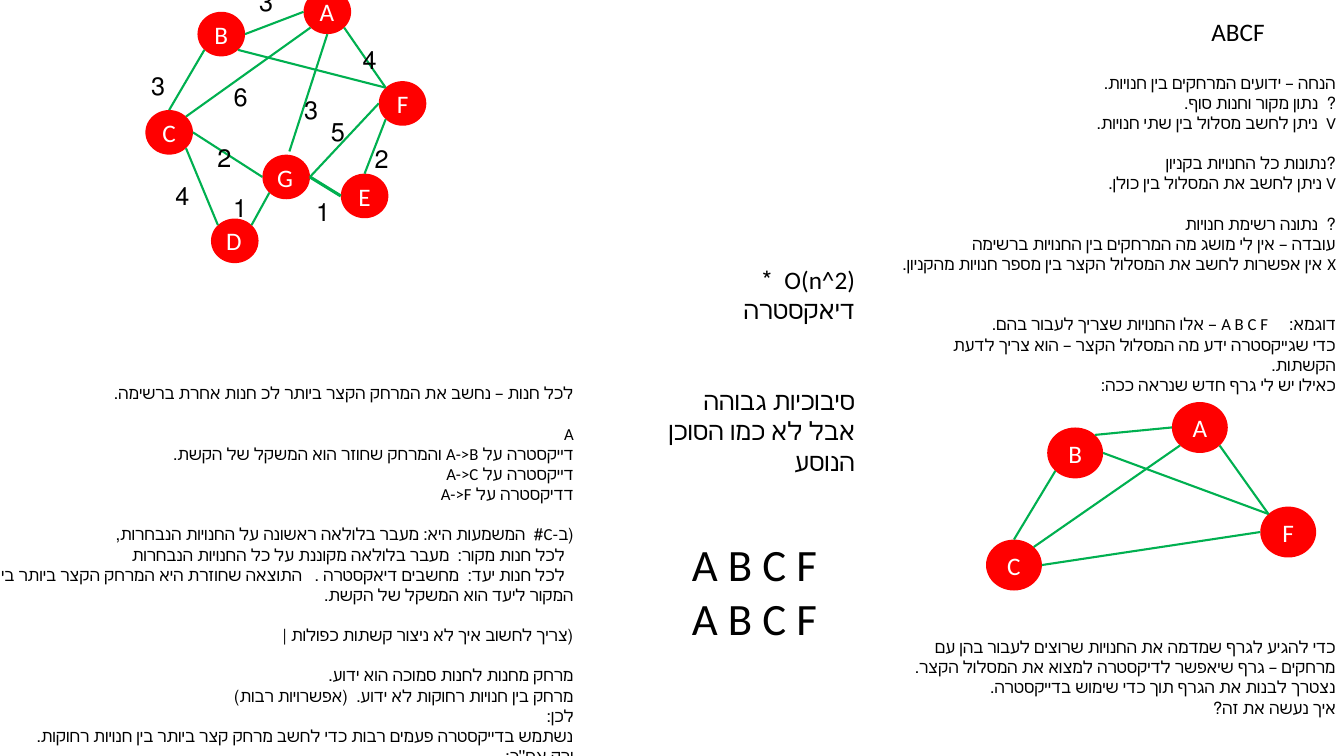
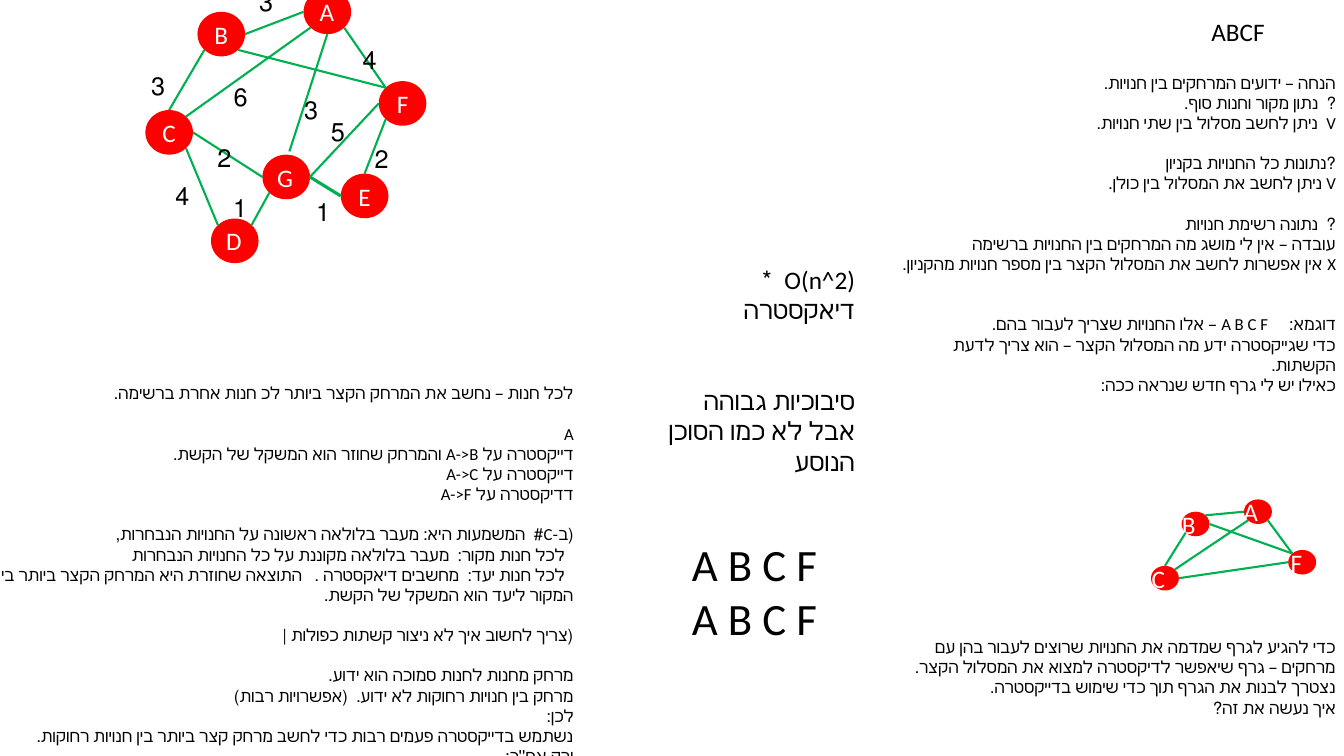
Before and after one commit to lielGlazer/mallwayze, a slide deck: slide 1 of מה אני עושה.pptx. Drawn at 1344x756 pixels with LibreOffice and Linux fonts; fonts in the diff are those of the drawing. Boxes give left, top, right and bottom in pixels: in the first picture for what was removed or moved away, otherwise in the second. Text is boxed around its words. In the diff, an @@ line names an element or a change of style, - is before the commit and + after.

```diff
--- a/מה אני עושה.pptx
+++ b/מה אני עושה.pptx
@@ ellipse "A": place and size @@
-ellipse "A" at [1173,402,1228,453]
+ellipse "A" at [1244,499,1272,523]
@@ line moved from (1056, 471) - (1014, 539) to (1186, 532) - (1166, 566) @@
@@ line moved from (1034, 547) - (1181, 446) to (1176, 570) - (1248, 520) @@
@@ ellipse "B": place and size @@
-ellipse "B" at [1048,427,1103,478]
+ellipse "B" at [1182,512,1210,536]
@@ line moved from (1095, 435) - (1173, 427) to (1206, 515) - (1244, 512) @@
@@ line moved from (1103, 453) - (1268, 514) to (1210, 524) - (1293, 554) @@
@@ line moved from (1220, 446) - (1268, 514) to (1268, 520) - (1293, 554) @@
@@ ellipse "C": place and size @@
-ellipse "C" at [986,539,1042,590]
+ellipse "C" at [1151,566,1180,590]
@@ line moved from (1043, 566) - (1260, 532) to (1180, 579) - (1289, 563) @@
@@ ellipse "F": place and size @@
-ellipse "F" at [1260,507,1316,558]
+ellipse "F" at [1289,551,1317,575]
```
Also in this commit, not shown: 11 other files.
